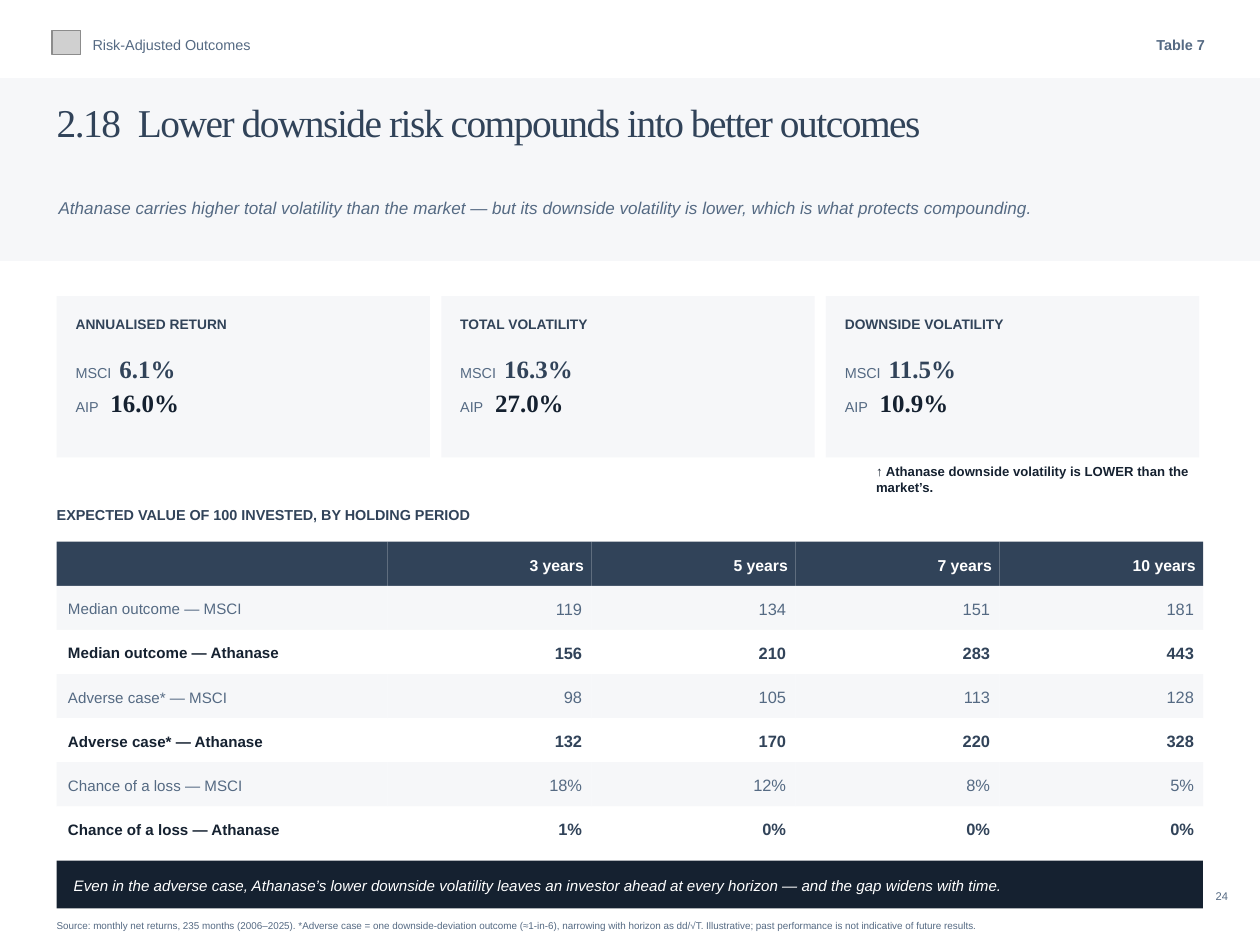
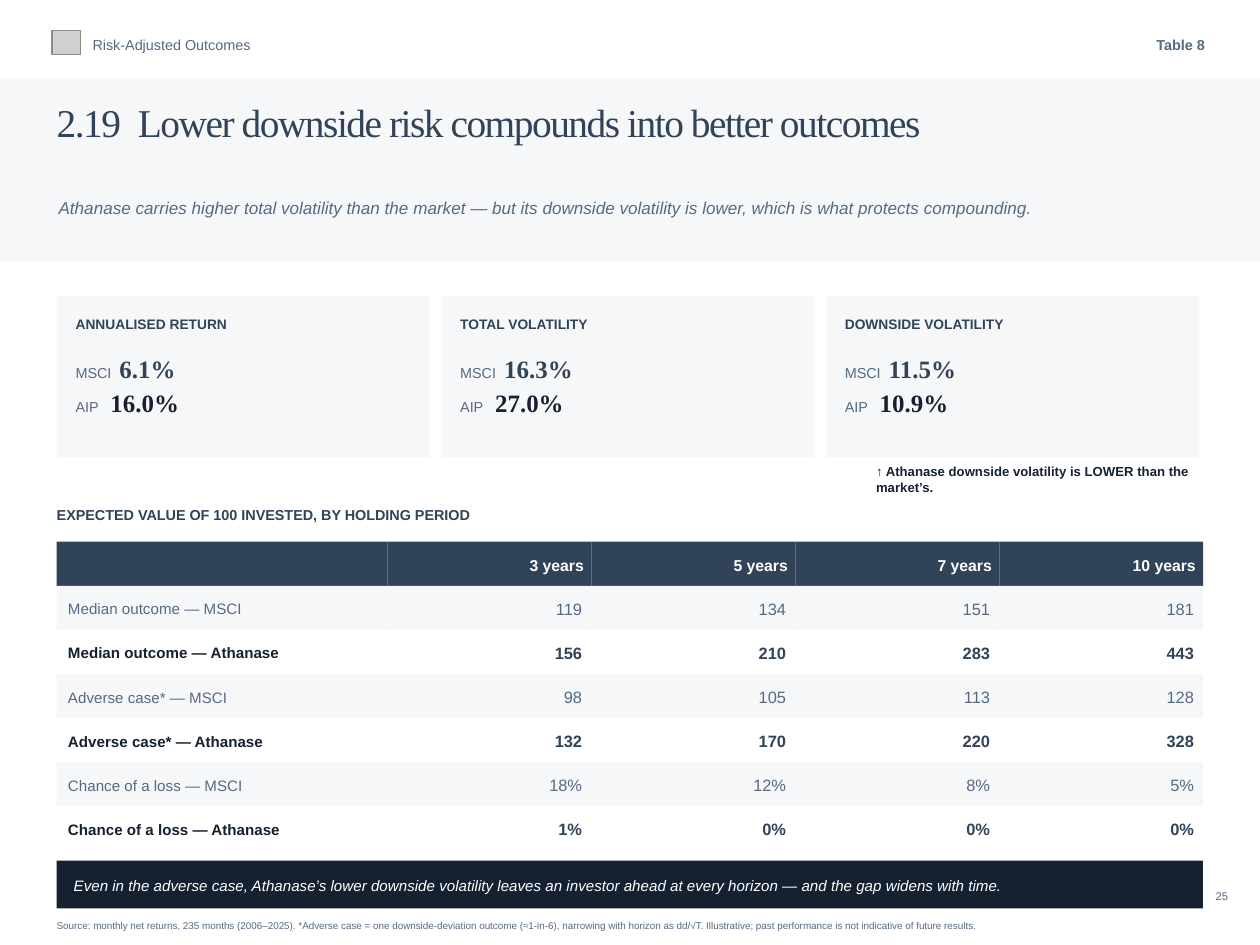
Before and after one commit to charette-lab/Claude, a slide deck: slide 28 of Athanase_Engaged_Ownership_Allocator_Deck.pptx (slide 27 before the commit). Drawn at 1260x945 pixels with LibreOffice and Linux fonts; fonts in the diff are those of the drawing; grey boxes stand for pictures. Boxes give left, top, right and bottom in pixels: in the first picture for what was removed or moved away, otherwise in the second. Text is boxed around its words. In the diff, an @@ line names an element or a change of style, - is before the commit and + after.

```diff
--- a/Athanase_Engaged_Ownership_Allocator_Deck.pptx
+++ b/Athanase_Engaged_Ownership_Allocator_Deck.pptx
@@ text at (x1=1156, y1=39, x2=1205, y2=50): text changed @@
-Table 7
+Table 8
@@ text at (x1=57, y1=109, x2=921, y2=145): text changed @@
-2.18 Lower downside risk compounds into better outcomes
+2.19 Lower downside risk compounds into better outcomes
@@ text at (x1=1216, y1=892, x2=1228, y2=900): text changed @@
-Strictly confidential 24
+Strictly confidential 25
```
Also in this commit, not shown: 15 other slides changed, 1 slide added, 1 other file.
